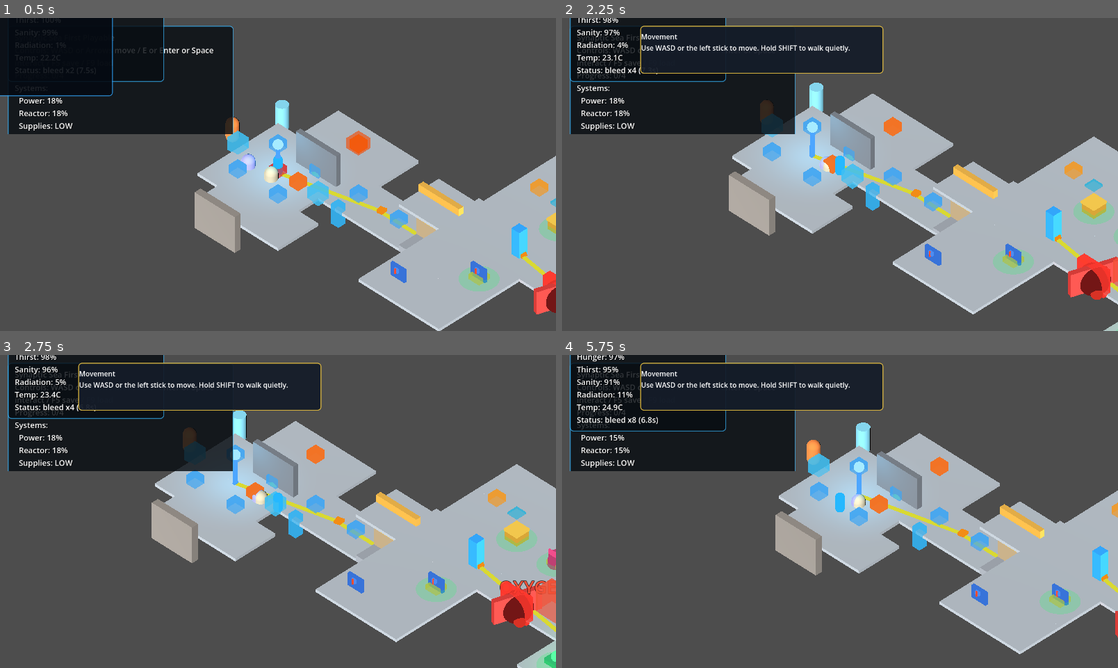
Above: before the commit, frames 1-4 (two rows, left to right).
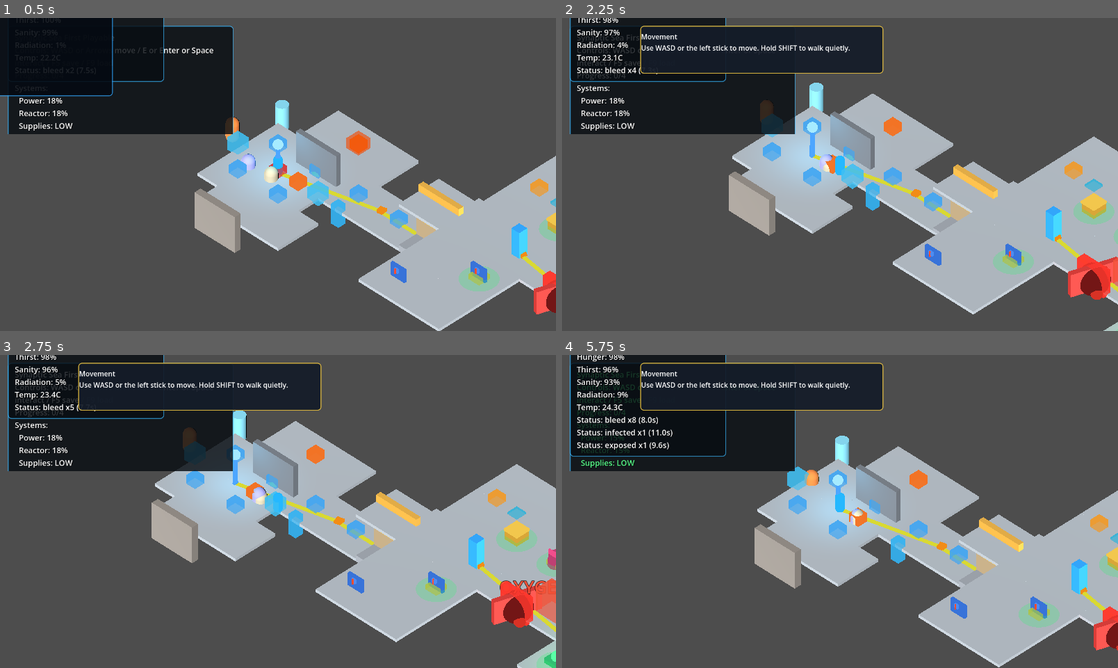
Above: after the commit, the same moments.

Repository: 9thLevelSoftware/the-synaptic-sea
Game: Godot game, scene res://scenes/main.tscn
The game is run twice, just before and just after one commit, with the same random seed, the same clock (stepped at 60 frames per second) and the same inputs.
Inputs (mouse positions are in pixels of both pictures, inside the frame that each line leads up to):
- Up to frame 1 (0.5 s): no input
- Up to frame 2 (2.25 s): tap Enter (ui_accept) at 0.5, 0.77 s; move the mouse to (962, 158) at 0.52 s; hold D (move_right) 0.53-1.25 s; hold Ctrl (crouch) 0.53-1.25 s; click (962, 158) at 0.67 s; drag from (728, 190) to (812, 237) at 1.27 s; move the mouse to (895, 105) at 2.02 s; hold D (move_right) from 2.03 s (still down); hold Ctrl (crouch) from 2.03 s (still down)
- Up to frame 3 (2.75 s): keep holding D (move_right); keep holding Ctrl (crouch)
- Up to frame 4 (5.75 s): release D (move_right) at 2.75 s; release Ctrl (crouch) at 2.75 s; drag from (812, 574) to (673, 464) at 2.77 s; move the mouse to (1006, 558) at 3.52 s; hold A (move_left) 3.53-4.25 s; hold E (interact) 3.53-4.25 s; tap Enter (ui_accept) at 3.77 s; tap Ctrl (crouch) at 3.8 s; drag from (673, 464) to (756, 433) at 4.27 s; move the mouse to (867, 511) at 5.02 s; hold S (move_back) from 5.03 s (still down); hold Ctrl (crouch) from 5.03 s (still down); tap Space at 5.1 s; click (867, 511) at 5.17 s

Frame 1 is identical in both runs. In frame 2, less than 0.1% of the frame differs, in the area x 46-49%, y 43-48%; in frame 3, less than 0.1%; in frame 4, 17%, in the area x 1-100%, y 0-100%.

Commit message:
fix(combat): implement PlayerController.is_moving() — noise-from-movement was inert
Whole-branch review found is_moving() implemented NOWHERE, yet relied on by both
the Domain 2 stealth noise feed (playable_generated_ship.gd:3945) and the Domain 1
vitals moving flag (4953) — both guarded by has_method('is_moving'), always false,
so emitted noise was stuck at the idle literal 0.05 and stamina never drained from
movement. Implement is_moving() (planar velocity > 0.1). Both consumers now activate.
No bundle regression: headless smokes have a stationary player (velocity 0 -> false),
so behavior is unchanged there; the real game now gets movement-driven noise + drain.
Also strengthen combat_closure_smoke's noise check to drive is_moving through the
LIVE _process (set velocity) instead of a direct model write — this is the gap that
let the inert-noise bug pass every per-task review.

Full bundle: SYNAPTIC_SEA REGRESSION PASS commands=75 clean_output=true (75 sections, 0 FAIL, exit 0).

Co-Authored-By: Claude Opus 4.8 <noreply@anthropic.com>
Claude-Session: https://claude.ai/code/session_01KPbqcGeunTAQouMUN1HWWx

Diff:
--- a/scripts/player/player_controller.gd
+++ b/scripts/player/player_controller.gd
@@ -45,6 +45,13 @@
 
 func is_crouching() -> bool:
 	return _crouching
+
+## True when the player has meaningful planar velocity. Consumed by the coordinator
+## as a live runtime signal: it drives stamina drain (Domain 1 vitals `moving`) and
+## emitted noise (Domain 2 stealth). Previously unimplemented, so both consumers'
+## `has_method("is_moving")` guards were always false and the signal was inert.
+func is_moving() -> bool:
+	return Vector2(velocity.x, velocity.z).length() > 0.1
 
 
 func _physics_process(delta: float) -> void:
--- a/scripts/validation/combat_closure_smoke.gd
+++ b/scripts/validation/combat_closure_smoke.gd
@@ -46,17 +46,24 @@
 	# Ensure at least one threat exists to kill.
 	if tm.threats.is_empty():
 		tm.inject_validation_encounter(["stalker"], Vector3.ZERO)
-	# --- BP2 (model contract): the emitted profile responds to raw noise. ---
-	tm.detection_state.update_inputs(0.05, 0.15, 0.8, false, "")
+	# --- BP2 (coordinator feed): drive the stealth signals through the LIVE _process
+	# tick so the assertions exercise _tick_threat_runtime -> set_player_signals ->
+	# detection (not a direct model write). Disable the player's _physics_process so its
+	# per-tick velocity/input reads do not clobber the scripted state mid-test. ---
+	playable.player.set_physics_process(false)
+	# Noise from movement: is_moving() (planar velocity) feeds set_player_signals' noise arg.
+	playable.player.set_crouching(false)
+	playable.player.velocity = Vector3.ZERO
+	playable._process(1.0 / 30.0)
 	var idle_noise: float = float(tm.detection_state.get_emitted_profile()["noise"])
-	tm.detection_state.update_inputs(0.3, 0.15, 0.8, false, "")
+	playable.player.velocity = Vector3(5.0, 0.0, 0.0)
+	playable._process(1.0 / 30.0)
 	var move_noise: float = float(tm.detection_state.get_emitted_profile()["noise"])
+	# Proves is_moving() is wired through the coordinator: a still player and a moving
+	# player must emit different noise (catches an inert/literal noise feed).
 	var noise_ok: bool = move_noise > idle_noise
-	# --- BP2 (coordinator feed): crouch flows through the LIVE _process tick —
-	# player.is_crouching() -> _tick_threat_runtime -> set_player_signals -> detection.
-	# Disable the player's _physics_process so its per-tick input read of the crouch
-	# action does not clobber the scripted crouch state mid-test.
-	playable.player.set_physics_process(false)
+	# Crouch lowers emitted visibility, fed through the coordinator (detection.crouching flips).
+	playable.player.velocity = Vector3.ZERO
 	playable.player.set_crouching(false)
 	playable._process(1.0 / 30.0)
 	var stand_vis: float = float(tm.detection_state.get_emitted_profile()["visibility"])
